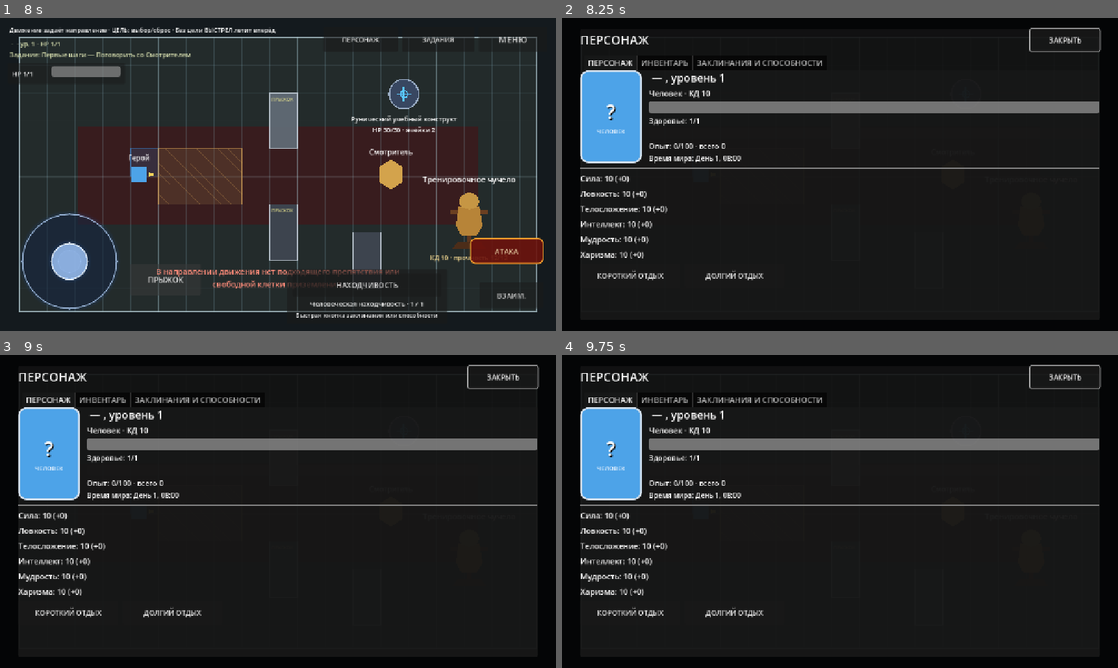
Above: before the commit, frames 1-4 (two rows, left to right).
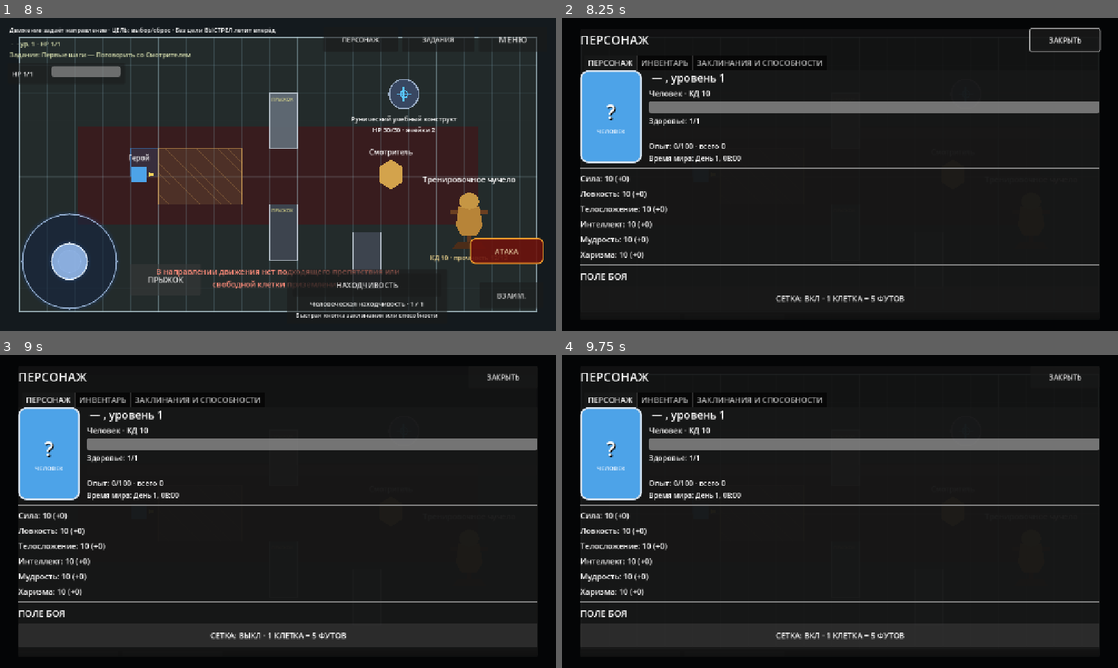
Above: after the commit, the same moments.

Repository: eretenkodaniil16-rgb/rpg-project
Game: Godot game, scene res://scenes/game/game.tscn
The game is run twice, just before and just after one commit, with the same random seed, the same clock (stepped at 60 frames per second) and the same inputs. This scene is started directly instead of the project's main scene.
Inputs (mouse positions are in pixels of both pictures, inside the frame that each line leads up to):
- Up to frame 1 (8 s): click "ВЗАИМ." at 0.5 s; click "МЕНЮ" at 1.25 s; click "Новая игра" at 2 s; click (278, 121) at 2.77 s; type "Alex" at 2.85 s; click "В главное меню" at 3.5 s; click "Новая игра" at 4.25 s; click (278, 121) at 5.02 s; type "Alex" at 5.1 s; click "В меню" at 5.75 s; click "Продолжить" at 6.5 s; click "ПРЫЖОК" at 7.25 s
- Up to frame 2 (8.25 s): click "ПЕРСОНАЖ" at 8 s
- Up to frame 3 (9 s): click (278, 636) at 8.75 s, where only the run after the commit has a clickable "СЕТКА: ВКЛ · 1 КЛЕТКА = 5 ФУТ…"
- Up to frame 4 (9.75 s): click (840, 636) at 9.5 s, where only the run after the commit has a clickable "СЕТКА: ВЫКЛ · 1 КЛЕТКА = 5 ФУ…"

Frame 1 is identical in both runs. In frame 2, 1.1% of the frame differs, in the area x 3-97%, y 78-91%; in frame 3, 1.3%, in the area x 3-97%, y 3-91%; in frame 4, 1.3%.

Commit message:
fix: вернуть переключатель сетки в Character Hub

Diff:
--- a/scripts/ui/character_hub_inventory.gd
+++ b/scripts/ui/character_hub_inventory.gd
@@ -63,6 +63,19 @@
 	for ability_id: String in names.keys():
 		var modifier: int = _hero.get_ability_modifier(ability_id)
 		_character_box.add_child(_label("%s: %d (%s)" % [str(names[ability_id]), _hero.get_ability_score(ability_id), "+%d" % modifier if modifier >= 0 else str(modifier)], 18))
+
+	_character_box.add_child(HSeparator.new())
+	var field_title := Label.new()
+	field_title.text = "ПОЛЕ БОЯ"
+	field_title.add_theme_font_size_override("font_size", 21)
+	_character_box.add_child(field_title)
+	_grid_toggle_button = Button.new()
+	_grid_toggle_button.name = "GridToggleButton"
+	_grid_toggle_button.custom_minimum_size = Vector2(430.0, 54.0)
+	_grid_toggle_button.add_theme_font_size_override("font_size", 18)
+	_grid_toggle_button.pressed.connect(_on_grid_toggle_pressed)
+	_character_box.add_child(_grid_toggle_button)
+	_sync_grid_toggle()
 
 	var rest_row := HBoxContainer.new()
 	rest_row.add_theme_constant_override("separation", 10)
